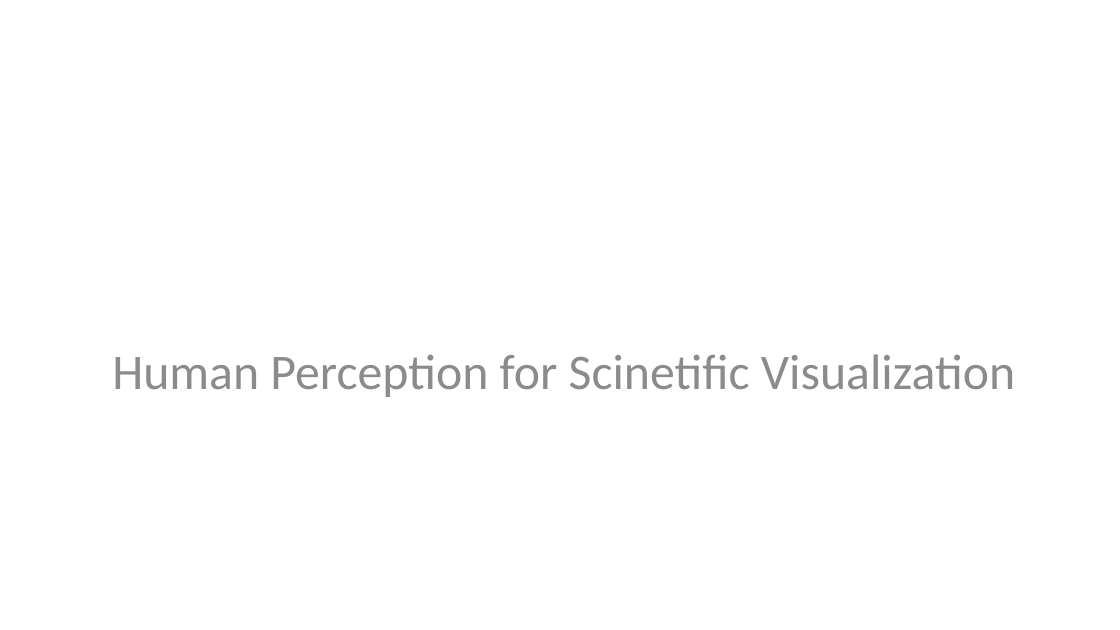
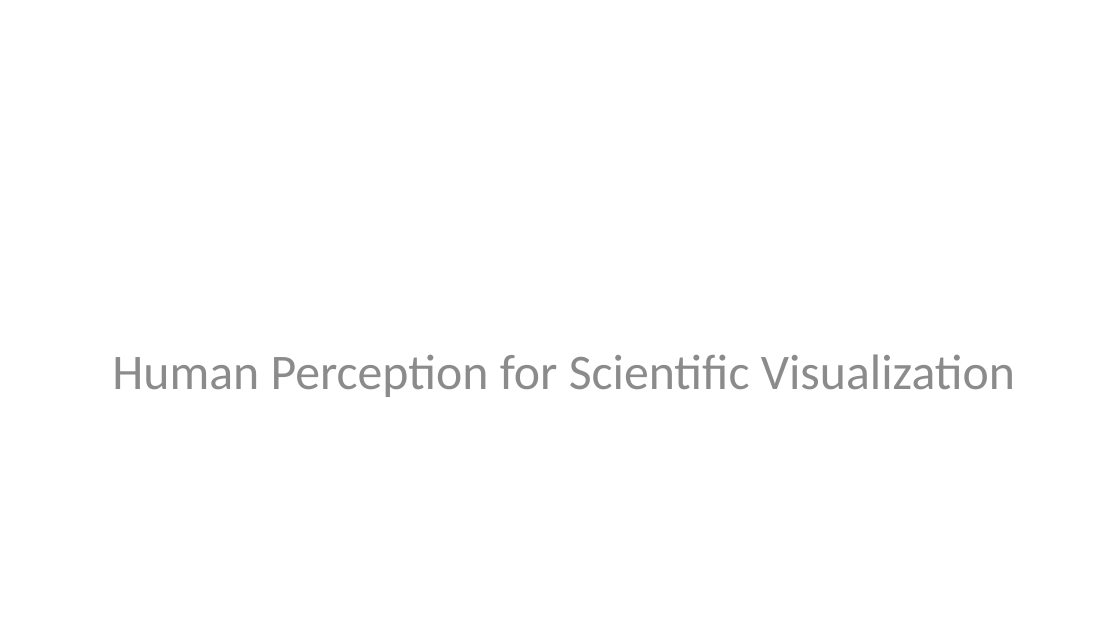
Before and after one commit to StephenElston/CSCI-E-83, a slide deck: slide 31 of LectureSlides/01_PreceptionForScientificVisualization.pptx. Drawn at 1120x630 pixels with LibreOffice and Linux fonts; fonts in the diff are those of the drawing. Boxes give left, top, right and bottom in pixels: in the first picture for what was removed or moved away, otherwise in the second. Text is boxed around its words. In the diff, an @@ line names an element or a change of style, - is before the commit and + after.

```diff
--- a/LectureSlides/01_PreceptionForScientificVisualization.pptx
+++ b/LectureSlides/01_PreceptionForScientificVisualization.pptx
@@ text at box(112, 354, 1015, 397): text changed @@
-Human Perception for Scinetific Visualization
+Human Perception for Scientific Visualization
```
Also in this commit, not shown: 3 other slides changed, 6 slides added.
